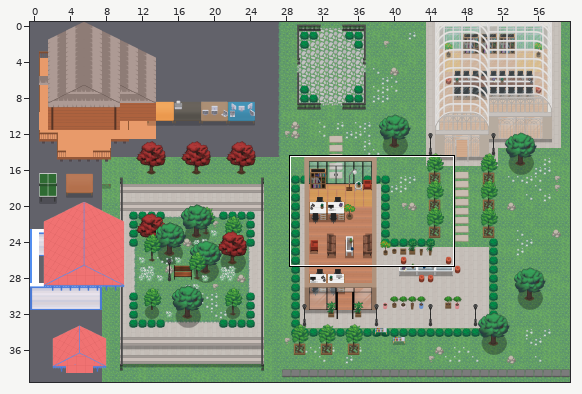
Level history. Tiled map (JSON): map.tmj. The first picture is a wide view before the edit; the outline marks the close-up.
Close-up. Before:
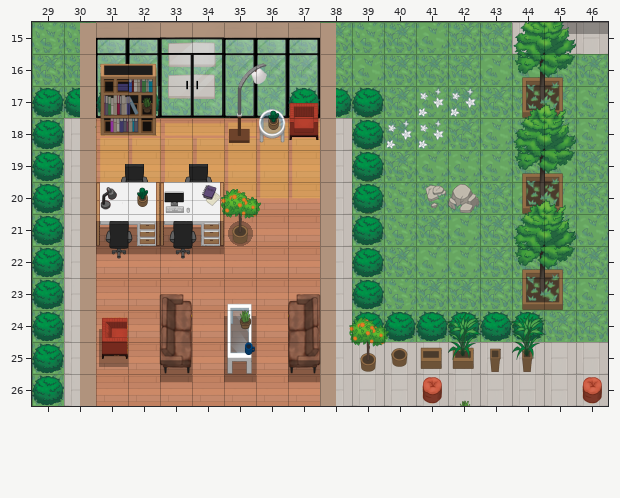
Cells are 32x32 px. Shown: x 29..46, y 15..26. The commit also changed other parts of the map, which this record leaves out.
Once edited:
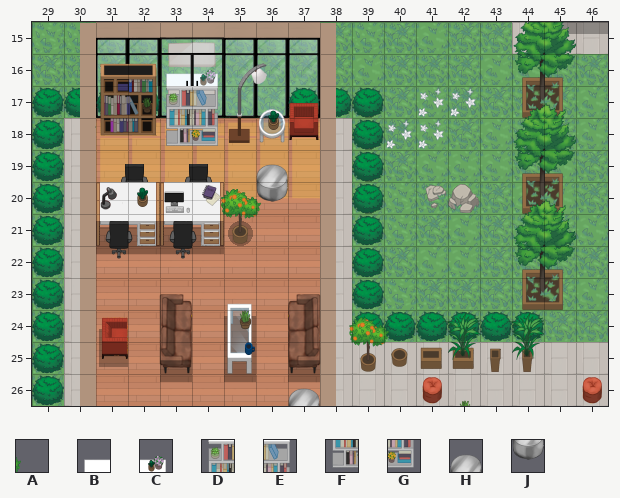
Key: from "Chunk 1": A 165; from "Chunk 2": B 182, C 183, D 185, E 186, F 189, G 190, H 193, J 195.
_ is an empty cell.
Diff:
Layer "Furniture 2":
y 16: x 33..34 __ -> BC
y 17: x 33..34 __ -> DE
y 18: x 33..34 __ -> FG
y 19: x 36 _ -> H
y 20: x 36 A -> J
y 26: x 37 _ -> H
